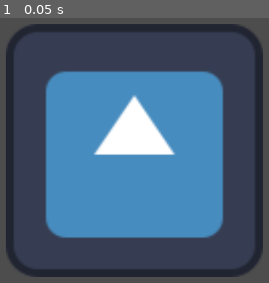
Above: before the commit, frame 1.
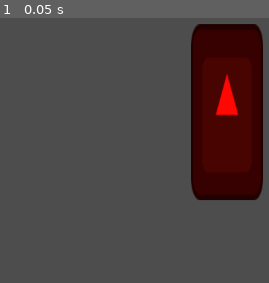
Above: after the commit, the same moment.

Repository: bezark/Branch-Merge-Plugin-Demo
Game: Godot game, scene res://main.tscn
The game is run twice, just before and just after one commit, with the same random seed, the same clock (stepped at 60 frames per second) and the same inputs. The engine's default icon, where the game draws it, is replaced by a stand-in: a white triangle on a blue panel in a dark square.
Inputs:
- Up to frame 1 (0.05 s): no input

The runs differ from the first frame. In frame 1, 62% of the frame differs, in the area x 2-98%, y 2-98%.

Commit message:
Finished red robot

Diff:
--- a/main.tscn
+++ b/main.tscn
@@ -1,13 +1,11 @@
-
 [gd_scene load_steps=2 format=3 uid="uid://gt3jjcy6g6o2"]
-
 
 [ext_resource type="Texture2D" uid="uid://dxwoqrr0fdnqk" path="res://icon.svg" id="1_xv5l3"]
 
 [node name="Main" type="Node2D"]
 
 [node name="Icon" type="Sprite2D" parent="."]
-
-position = Vector2(907.5, 266.5)
-scale = Vector2(2.89844, 2.85156)
+modulate = Color(1, 0.027451, 0.00784314, 1)
+position = Vector2(1041, 211)
+scale = Vector2(0.812501, 1.98437)
 texture = ExtResource("1_xv5l3")
